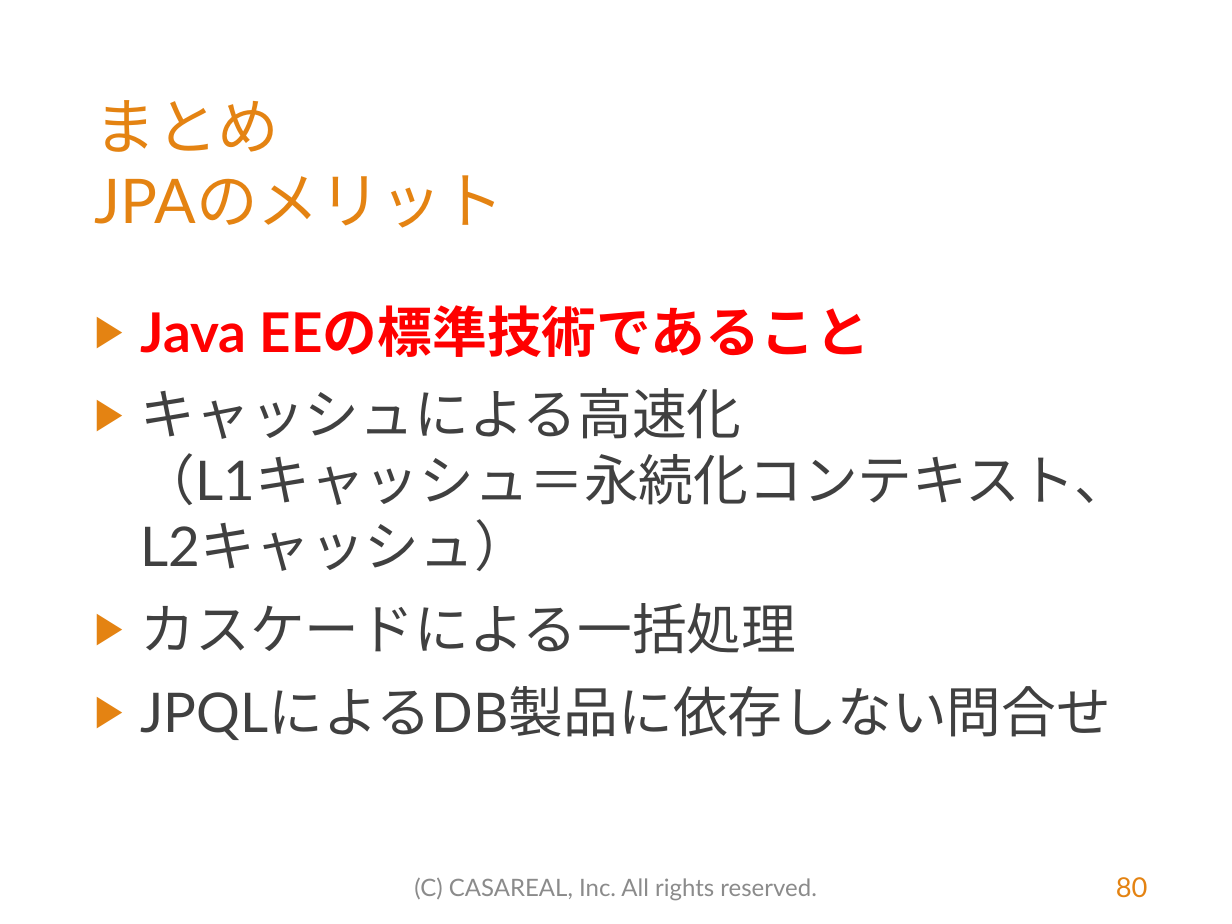
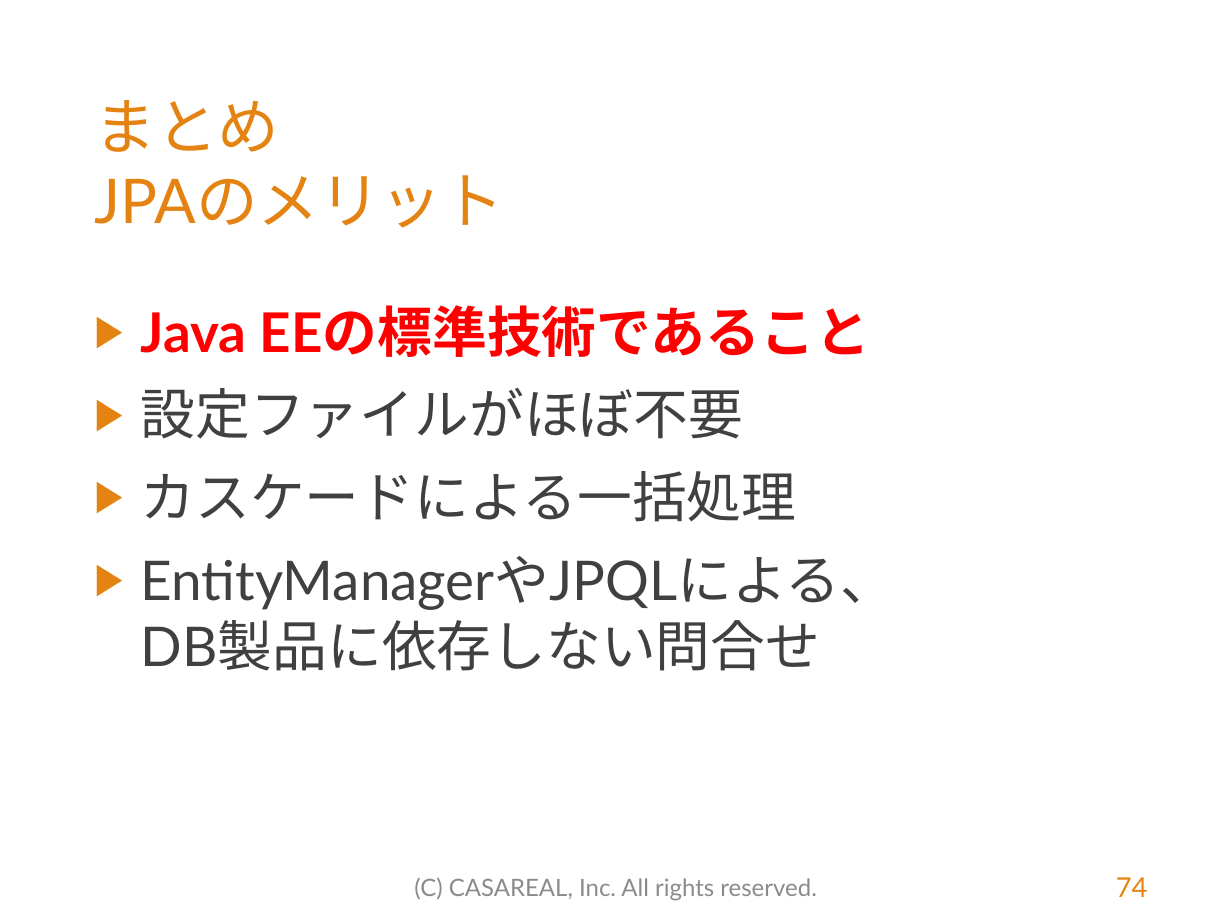
Before and after one commit to MasatoshiTada/hamaru-jpa-light, a slide deck: slide 74 of src/main/resources/はまる！JPA（初学者向けライト版）.pptx (slide 80 before the commit). Drawn at 1232x924 pixels with LibreOffice and Linux fonts; fonts in the diff are those of the drawing; background and template pictures are left out. Boxes give left, top, right and bottom in pixels: in the first picture for what was removed or moved away, otherwise in the second. Text is boxed around its words. In the diff, an @@ line names an element or a change of style, - is before the commit and + after.

```diff
--- a/src/main/resources/はまる！JPA（初学者向けライト版）.pptx
+++ b/src/main/resources/はまる！JPA（初学者向けライト版）.pptx
@@ text at <box>141,388,744,439</box>: text changed @@
-▶ キャッシュによる高速化
-  （L1キャッシュ＝永続化コンテキスト、L2キャッシュ）
+▶ 設定ファイルがほぼ不要
@@ text at <box>141,556,896,671</box>: text changed @@
-▶ JPQLによるDB製品に依存しない問合せ
+▶ EntityManagerやJPQLによる、
+  DB製品に依存しない問合せ
@@ page number at <box>1116,877,1148,897</box>: text changed @@
-80
+74
```
Also in this commit, not shown: 24 other slides changed, 5 slides removed, 3 other files.
